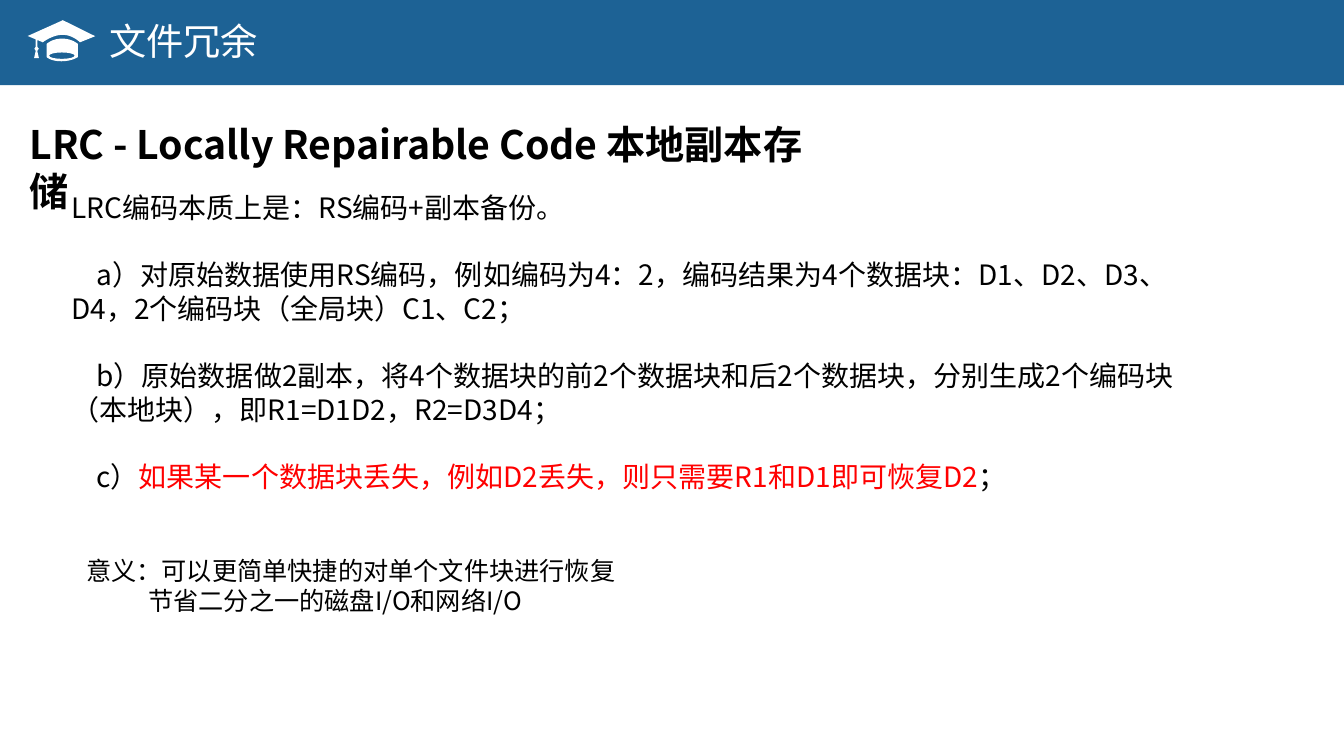
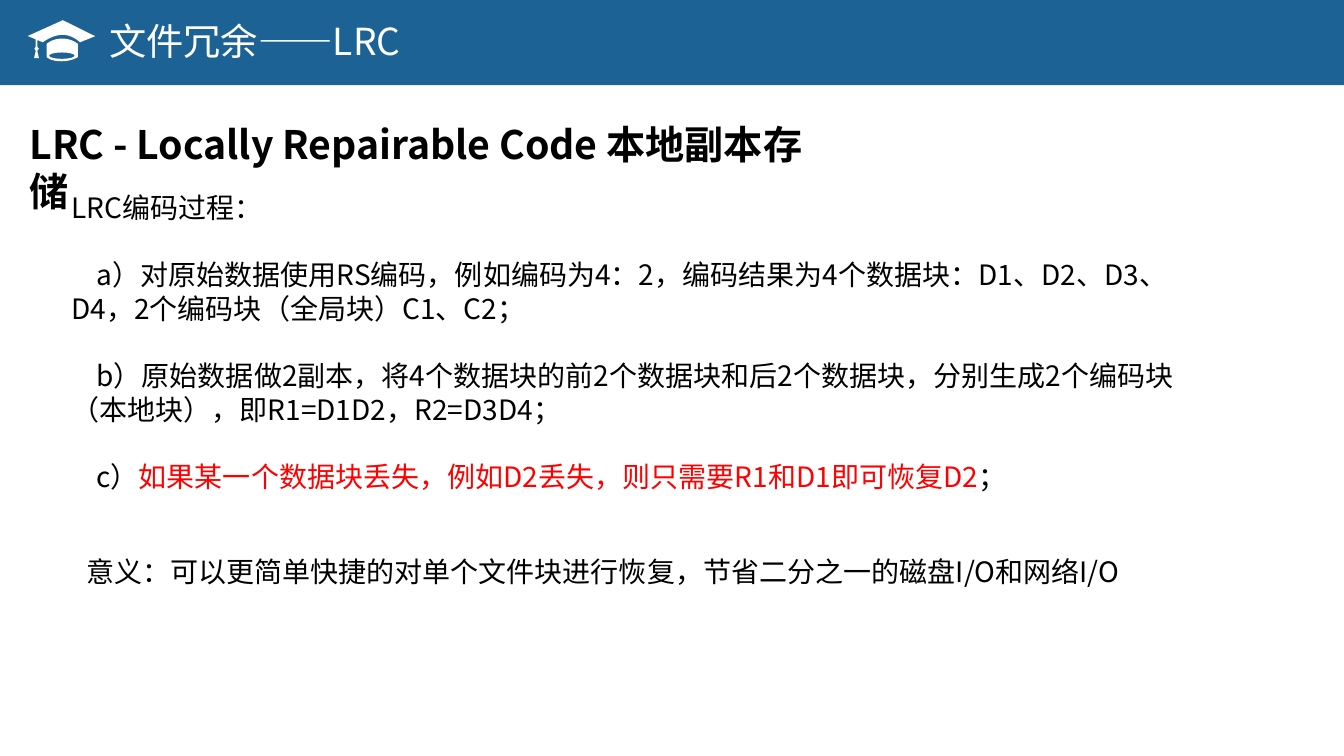
Before and after one commit to OSH-2018/X-exciting, a slide deck: slide 13 of new/结题报告.pptx (slide 16 before the commit). Drawn at 1344x756 pixels with LibreOffice and Linux fonts; fonts in the diff are those of the drawing. Boxes give left, top, right and bottom in pixels: in the first picture for what was removed or moved away, otherwise in the second. Text is boxed around its words. In the diff, an @@ line names an element or a change of style, - is before the commit and + after.

```diff
--- a/new/结题报告.pptx
+++ b/new/结题报告.pptx
@@ text at [109, 23, 400, 58]: text changed @@
-文件冗余
+文件冗余——LRC
@@ text at [71, 194, 262, 221]: text changed @@
-LRC编码本质上是：RS编码+副本备份。
+LRC编码过程：
@@ text at [86, 558, 1119, 587]: text changed; size 18 to 20 pt @@
-意义：可以更简单快捷的对单个文件块进行恢复
-节省二分之一的磁盘I/O和网络I/O
+意义：可以更简单快捷的对单个文件块进行恢复，节省二分之一的磁盘I/O和网络I/O
```
Also in this commit, not shown: 10 other slides changed, 7 slides added, 4 slides removed.
